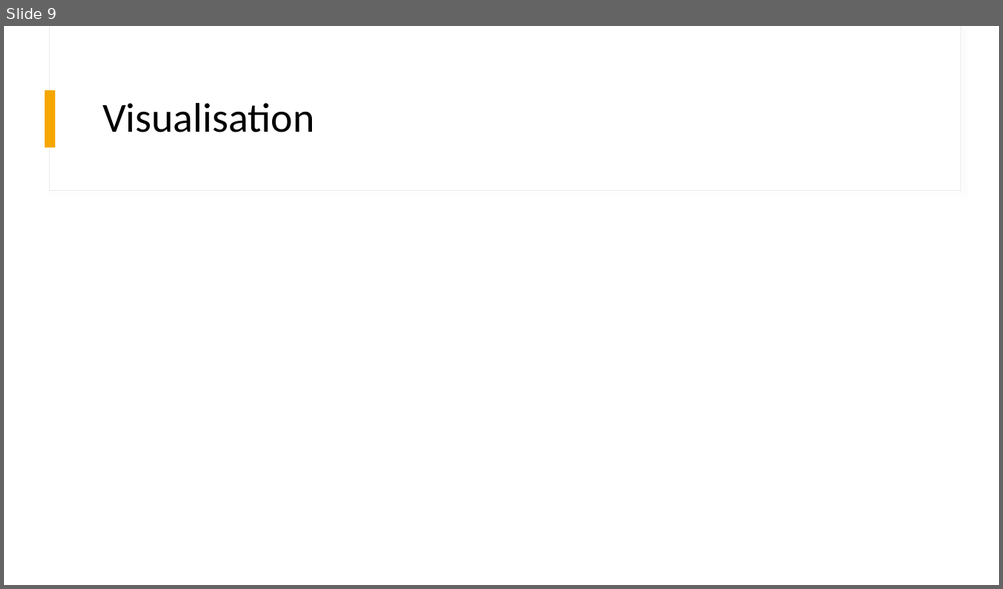
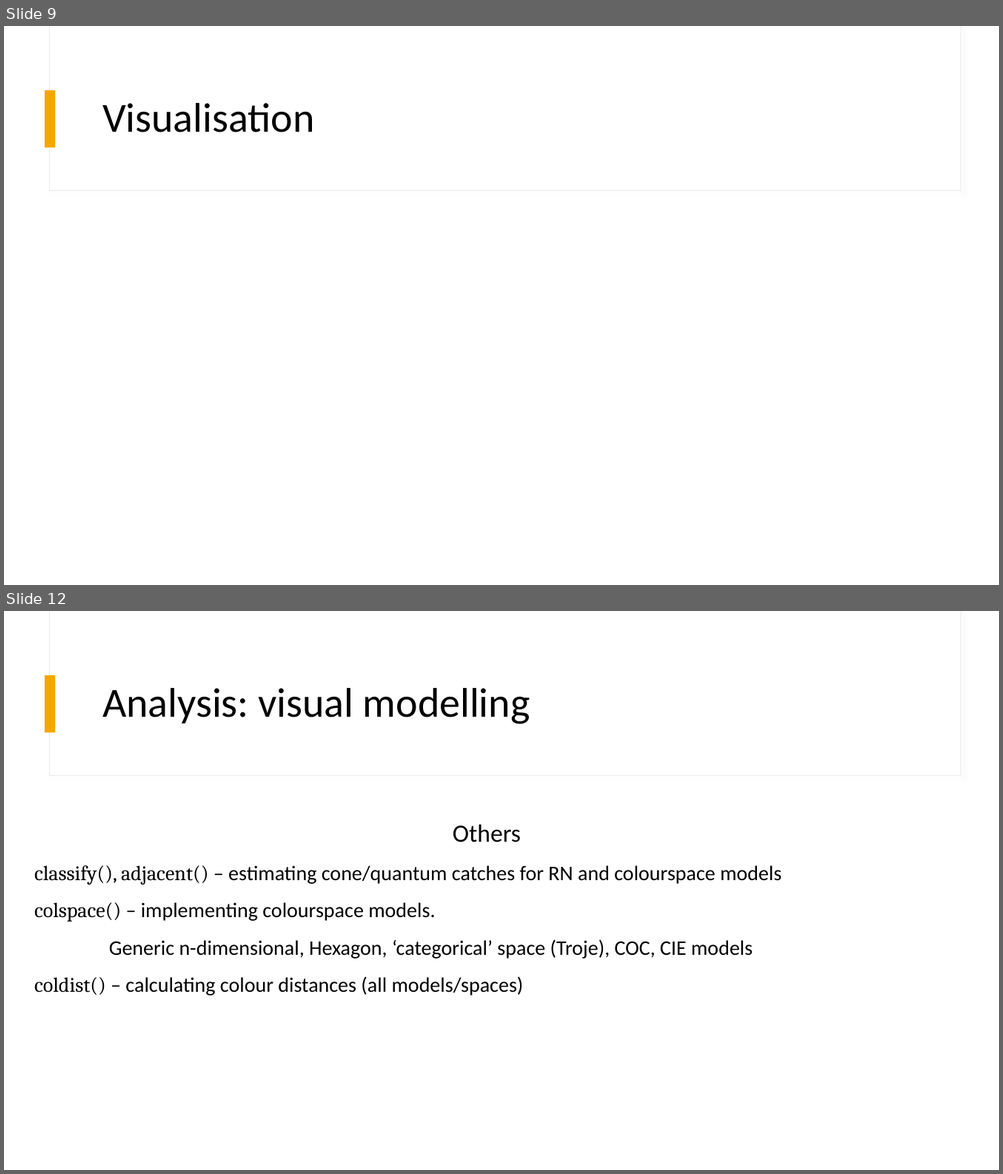
Before and after one commit to thomased/pavo_workshop, a slide deck: slides/intro_pavo.pptx. Shown one above the other, each under a label of ours: slide 9 before the commit, slides 9 and 12 after it; the slides between them are not shown. The pictures are 1003x589 and 1003x1174 pixels, drawn with LibreOffice and Linux fonts; fonts in the diff are those of the drawing. Boxes give left, top, right and bottom in pixels: in the first picture for what was removed or moved away, otherwise in the second. Text is boxed around its words. In the diff, an @@ line names an element or a change of style, - is before the commit and + after.

```diff
--- a/slides/intro_pavo.pptx
+++ b/slides/intro_pavo.pptx
@@ slide 12 added at <box>4,611,999,1170</box>, background #FFFFFF; not listed: 3 template elements that a slide beside it also shows @@
@@ title added at <box>102,688,530,724</box>, 40 pt, text #000000 @@
+Analysis: visual modelling
@@ text added at <box>34,824,781,996</box>, 20 pt, text #000000 @@
+Others
+classify(), adjacent() – estimating cone/quantum catches for RN and colourspace models
+colspace() – implementing colourspace models.
+Generic n-dimensional, Hexagon, ‘categorical’ space (Troje), COC, CIE models
+coldist() – calculating colour distances (all models/spaces)
```
Also in this commit, not shown: 6 slides changed, 6 other slides added, 2 slides removed, 2 other files.
